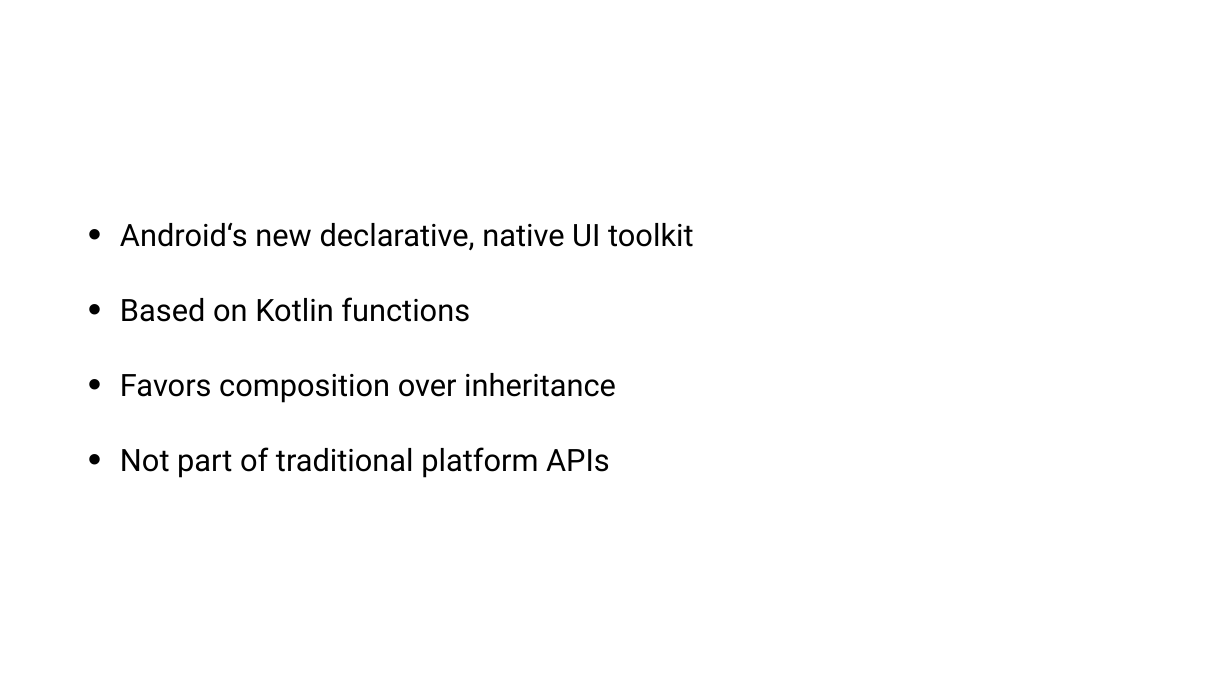
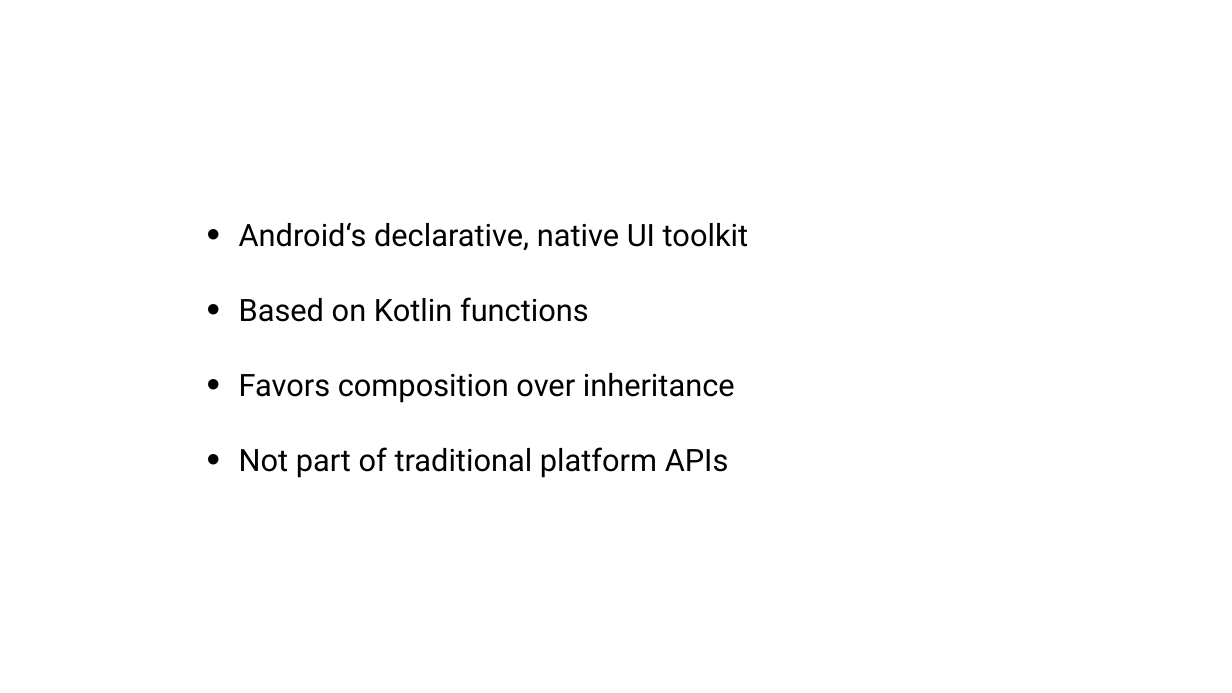
Before and after one commit to tkuenneth/compose_workshop, a slide deck: slide 2 of slides/02_Basics.pptx. Drawn at 1232x693 pixels with LibreOffice and Linux fonts; fonts in the diff are those of the drawing; background and template pictures are left out. Boxes give left, top, right and bottom in pixels: in the first picture for what was removed or moved away, otherwise in the second. Text is boxed around its words. In the diff, an @@ line names an element or a change of style, - is before the commit and + after.

```diff
--- a/slides/02_Basics.pptx
+++ b/slides/02_Basics.pptx
@@ text "Android‘s declarative, native UI toolkit": place and size @@
-text "Android‘s declarative, native UI toolkit" at (120,223,693,478)
+text "Android‘s declarative, native UI toolkit" at (239,222,748,478)
@@ text at (239,222,748,250): text changed @@
-• Android‘s new declarative, native UI toolkit
+• Android‘s declarative, native UI toolkit
```
Also in this commit, not shown: 9 other slides changed, 10 slides added, 9 slides removed.
